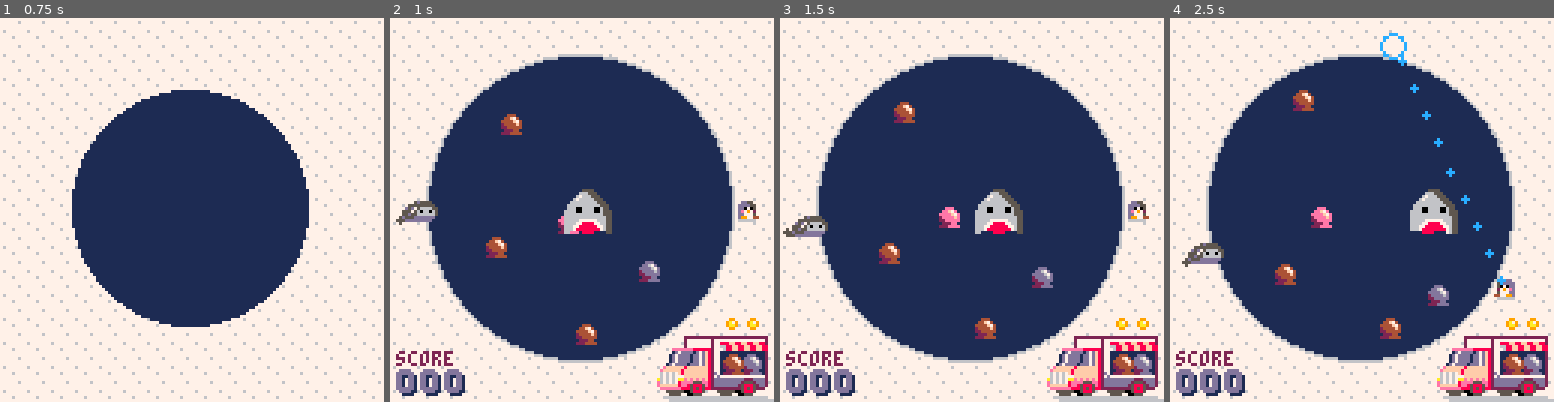
Above: before the commit, frames 1-4 (left to right).
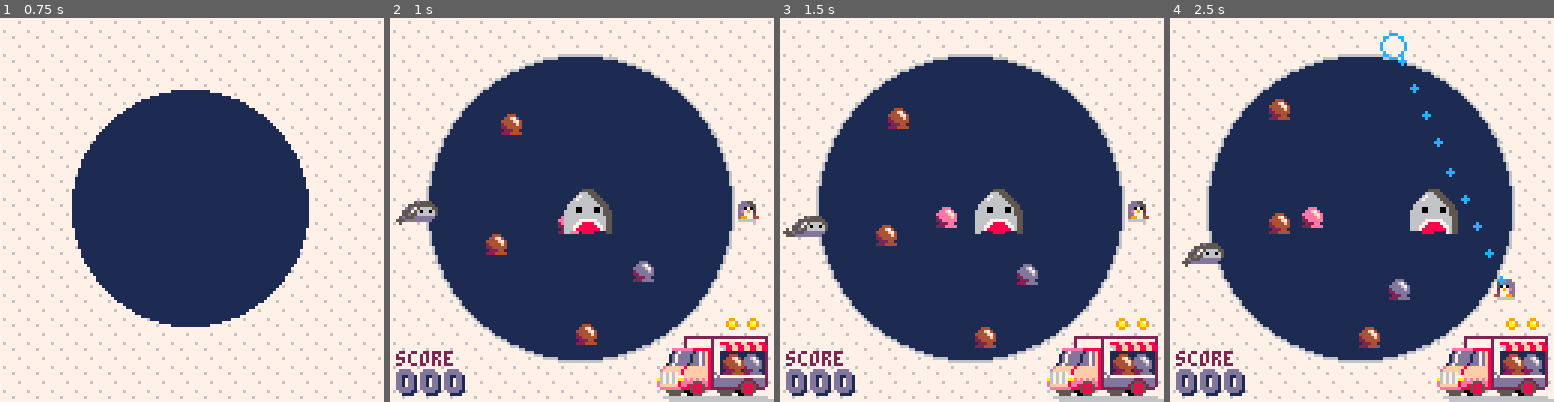
Above: after the commit, the same moments.

Repository: phwebi/loop-n-scoop
Game: PICO-8 cartridge not_frogger.p8
The game is run twice, just before and just after one commit, with the same random seed, the same clock (stepped at 60 frames per second) and the same inputs.
Inputs:
- Up to frame 1 (0.75 s): tap X (X key) at 0.33 s; tap O (Z key) at 0.7 s
- Up to frame 2 (1 s): no input
- Up to frame 3 (1.5 s): tap X (X key) at 1.07 s
- Up to frame 4 (2.5 s): hold Right 1.6-2.1 s; tap O (Z key) at 1.7, 2.1 s; tap X (X key) at 1.85 s; hold Up 2.15-2.42 s; hold Right from 2.47 s (still down)

Frame 1 is identical in both runs. In frame 2, 0.4% of the frame differs, in the area x 25-71%, y 56-69%; in frame 3, 1.7%; in frame 4, 2.3%, in the area x 25-73%, y 18-86%.

Commit message:
better scoop collision

Diff:
--- a/not_frogger.p8
+++ b/not_frogger.p8
@@ -40,7 +40,6 @@
 
 -- floating effects
 bob_wait = 10
-float_speed = 0.2
 
 -- pickups
 pickup_sprites_start = 2
@@ -340,7 +339,8 @@
   local o = {
     flavor = flavor or flr(rnd(4)),
     timer = 0,
-    direction = rnd(1), -- angular direction
+    vx = rnd(0.6) - 0.3,
+    vy = rnd(0.6) - 0.3,
   }
   o.sprite = pickup_sprites_start + o.flavor
   o.x, o.y = rand_point_in_circle(circ_orig, circ_orig, circ_r - 8)
@@ -366,30 +366,48 @@
   end
 end
 
+function dotpart(vx,vy,nx,ny)
+  local dot = vx*nx+vy*ny
+  vx = vx - dot*nx
+  vy = vy - dot*ny
+  return vx,vy
+end
+
 function handle_float_movement(o)
-  local x = o.x + float_speed * cos(o.direction)
-  local y = o.y + float_speed * sin(o.direction)
+  o.x += o.vx
+  o.y += o.vy
+
+  if (not in_circle(circ_orig, circ_orig, o.x, o.y, circ_r - 7)) then
+    o.vx = -o.vx
+    o.x += o.vx
+    o.vy = -o.vy
+    o.y += o.vy
+  end
 
   for f in all(floaters) do
-    if o != f and collide(o, f) then
-      if o.direction >= 0.5 then
-        o.direction -= (0.5 - o.direction - f.direction)
-      else
-        o.direction += (0.5 - o.direction - f.direction)
-      end
-
-      if f.direction >= 0.5 then
-        o.direction -= (0.5 - o.direction - f.direction)
-      else
-        f.direction += (0.5 - o.direction - f.direction)
-      end
-    end
-  end
-
-  if on_circle(circ_orig, circ_orig, x, y, circ_r - 7) then
-    o.direction = rnd(1)
-  else
-    o.x, o.y = x, y
+    local dx = o.x-f.x
+    local dy = o.y-f.y
+    local sqrdist = dx*dx+dy*dy
+
+    if sqrdist < 64 and sqrdist > 0 then
+      local dist = sqrt(sqrdist)
+      local nx = dy/dist
+      local ny = -dx/dist
+
+      local dd1x,dd1y=dotpart(o.vx,o.vy,nx,ny)
+      local dd2x,dd2y=dotpart(f.vx,f.vy,nx,ny)
+
+      local push = max(0,9-dist)*0.5/dist
+      o.x += dx*push
+      o.y += dy*push
+      f.x -= dx*push
+      f.y -= dy*push
+
+      o.vx = o.vx - dd1x + dd2x
+      o.vy = o.vy - dd1y + dd2y
+      f.vx = f.vx - dd2x + dd1x
+      f.vy = f.vy - dd2y + dd1y
+    end
   end
 
   animate_float(o)
